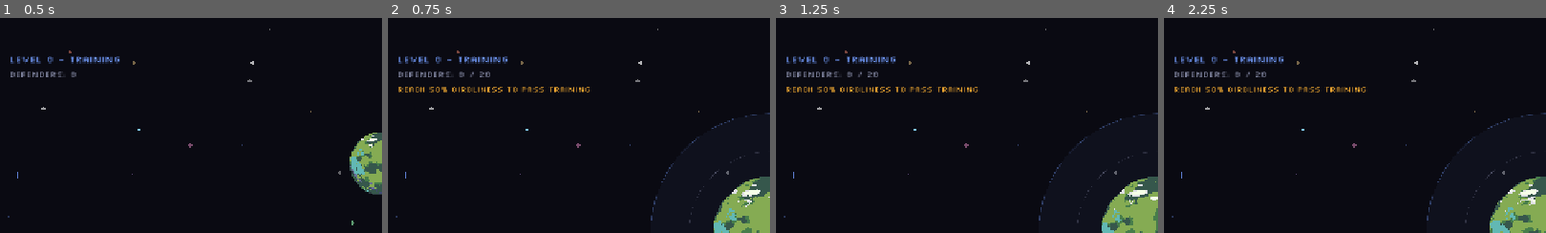
Above: before the commit, frames 1-4 (left to right).
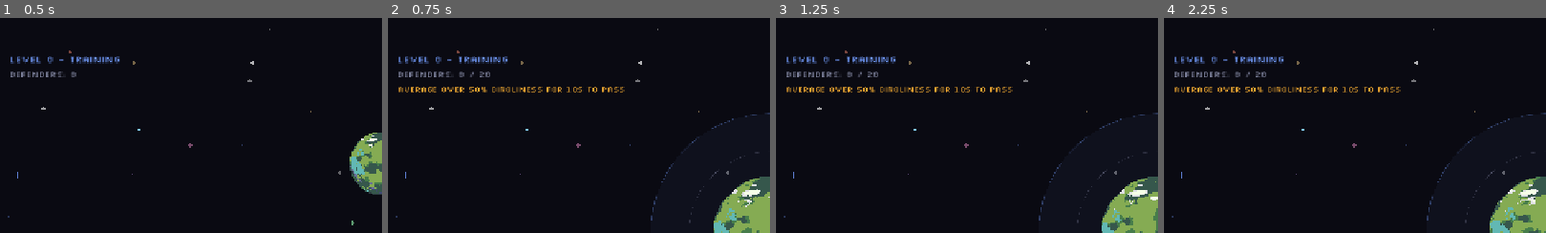
Above: after the commit, the same moments.

Repository: GMU-ASRC/astro-swarm
Game: Godot game, scene res://levels/modes/level0/Level0Scene.tscn
The game is run twice, just before and just after one commit, with the same random seed, the same clock (stepped at 60 frames per second) and the same inputs. This scene is started directly instead of the project's main scene.
Inputs:
- Up to frame 1 (0.5 s): no input
- Up to frame 2 (0.75 s): click "SKIP TO SANDBOX >" at 0.5 s
- Up to frame 3 (1.25 s): no input
- Up to frame 4 (2.25 s): click "WORKSPACE" at 1.25 s; click "← Level" at 2 s
The pictures show only the part of the screen within x 0-50%, y 0-50%; the shares and areas given below are measured in that part.

Frame 1 is identical in both runs. In frame 2, 1.1% of the frame differs, in the area x 2-62%, y 32-35%; in frame 3, 1.1%; in frame 4, 1.1%.

Commit message:
Pass training on a 10 second average and submit best scores

Diff:
--- /dev/null
+++ b/levels/components/RollingAverage.gd
@@ -0,0 +1,32 @@
+extends RefCounted
+
+var window_seconds: float = 10.0
+var _samples: Array = []
+var _total: float = 0.0
+var _elapsed: float = 0.0
+
+func _init(seconds: float = 10.0):
+	window_seconds = seconds
+
+func reset():
+	_samples.clear()
+	_total = 0.0
+	_elapsed = 0.0
+
+func add(value: float, delta: float):
+	_elapsed += delta
+	_samples.append(Vector2(_elapsed, value))
+	_total += value
+	while not _samples.is_empty() and _samples[0].x <= _elapsed - window_seconds:
+		_total -= _samples.pop_front().y
+
+func is_full() -> bool:
+	return _elapsed >= window_seconds
+
+func elapsed() -> float:
+	return _elapsed
+
+func average() -> float:
+	if _samples.is_empty():
+		return 0.0
+	return _total / float(_samples.size())
--- a/levels/modes/level0/Level0Scene.gd
+++ b/levels/modes/level0/Level0Scene.gd
@@ -96,9 +96,15 @@
 
 func _open_workspace():
 	if _sandbox != null:
+		_sandbox.flush_score()
 		_sandbox.save_placements()
 		opens_in_sandbox = true
 	super()
+
+func _exit_level(scene_path: String):
+	if _sandbox != null:
+		_sandbox.flush_score()
+	super(scene_path)
 
 func _enter_sandbox():
 	if _sandbox != null:
--- a/levels/modes/level0/TrainingLessons.gd
+++ b/levels/modes/level0/TrainingLessons.gd
@@ -90,7 +90,7 @@
 	},
 	{
 		"title": "YOU ARE READY",
-		"text": "That is everything you need. Now try it yourself in the sandbox: place up to twenty defenders, build a program in the workspace, and run the swarm. Hold a circliness of 50% and Level 1 unlocks. Good luck, Commander.",
+		"text": "That is everything you need. Now try it yourself in the sandbox: place up to twenty defenders, build a program in the workspace, and run the swarm. Average over 50% circliness for 10 seconds and Level 1 unlocks. Good luck, Commander.",
 		"demo": "mill",
 		"finish": true,
 	},
--- a/levels/modes/level0/TrainingSandbox.gd
+++ b/levels/modes/level0/TrainingSandbox.gd
@@ -5,11 +5,12 @@
 
 const CIRCLINESS_TRACKER := preload("res://levels/components/CirclinessTracker.gd")
 const EVADER_STREAM := preload("res://levels/components/EvaderStream.gd")
+const ROLLING_AVERAGE := preload("res://levels/components/RollingAverage.gd")
 const FARP_BASE := preload("res://levels/modes/FARPBase.gd")
 
 const CIRCLINESS_GOAL := 0.5
-const PASS_HOLD_SECONDS := 2.0
-const SCORE_WINDOW_SECONDS := 30.0
+const AVERAGE_WINDOW_SECONDS := 10.0
+const SUBMIT_COOLDOWN_SECONDS := 5.0
 const SANDBOX_ZOOM := 0.8
 const DRAG_MIN_DISTANCE := 6.0
 const PICK_RADIUS := 16.0
@@ -18,11 +19,11 @@
 var circliness := CIRCLINESS_TRACKER.new()
 var _dragging: bool = false
 var _drag_start: Vector2 = Vector2.ZERO
-var _time_above_goal: float = 0.0
+var window_average := ROLLING_AVERAGE.new(AVERAGE_WINDOW_SECONDS)
 var _passed_this_run: bool = false
-var _run_seconds: float = 0.0
-var _scored_this_run: bool = false
-var _last_score: float = -1.0
+var _best_average: float = -1.0
+var _best_submitted: float = -1.0
+var _since_submit: float = SUBMIT_COOLDOWN_SECONDS
 var upload_note: String = ""
 
 func start():
@@ -49,16 +50,14 @@
 		return
 	save_placements()
 	circliness.reset()
-	_time_above_goal = 0.0
+	window_average.reset()
 	_passed_this_run = false
-	_run_seconds = 0.0
-	_scored_this_run = false
-	_last_score = -1.0
-	upload_note = ""
+	_since_submit = SUBMIT_COOLDOWN_SECONDS
 	level._start_active()
 	level._phase_label.text = "SWARM RUNNING"
 
 func reset():
+	flush_score()
 	level._clear_ships()
 	level._placements.clear()
 	level._phase = FARP_BASE.Phase.SETUP
@@ -84,19 +83,25 @@
 	if level._phase != FARP_BASE.Phase.ACTIVE:
 		return
 	circliness.sample(level._defender_ships)
-	if circliness.latest >= CIRCLINESS_GOAL:
-		_time_above_goal += delta
-	else:
-		_time_above_goal = 0.0
-	if not _passed_this_run and _time_above_goal >= PASS_HOLD_SECONDS:
+	window_average.add(maxf(circliness.latest, 0.0), delta)
+	_since_submit += delta
+	if not window_average.is_full():
+		return
+	var current_average: float = window_average.average()
+	if not _passed_this_run and current_average > CIRCLINESS_GOAL:
 		_passed_this_run = true
 		passed.emit()
-	_run_seconds += delta
-	if not _scored_this_run and _run_seconds >= SCORE_WINDOW_SECONDS:
-		_scored_this_run = true
-		_last_score = circliness.average()
-		if _last_score >= 0.0:
-			scored.emit(_last_score)
+	if current_average > _best_average:
+		_best_average = current_average
+	if _since_submit >= SUBMIT_COOLDOWN_SECONDS:
+		flush_score()
+
+func flush_score():
+	if _best_average <= _best_submitted:
+		return
+	_best_submitted = _best_average
+	_since_submit = 0.0
+	scored.emit(_best_average)
 
 func handle_input(event: InputEvent):
 	if level._phase != FARP_BASE.Phase.SETUP:
@@ -127,15 +132,27 @@
 
 func status_text() -> String:
 	if level._phase != FARP_BASE.Phase.ACTIVE:
-		return "REACH %s CIRCLINESS TO PASS TRAINING" % EVADER_STREAM.circliness_text(CIRCLINESS_GOAL)
-	return "MILLS %d   CIRCLINESS %s / %s   %s" % [
-		circliness.latest_mills, EVADER_STREAM.circliness_text(circliness.latest), EVADER_STREAM.circliness_text(CIRCLINESS_GOAL), _score_text()
+		return "AVERAGE OVER %s CIRCLINESS FOR %dS TO PASS%s" % [
+			EVADER_STREAM.circliness_text(CIRCLINESS_GOAL), int(AVERAGE_WINDOW_SECONDS), _best_text()
+		]
+	return "MILLS %d   CIRCLINESS %s   %dS AVERAGE %s / %s%s" % [
+		circliness.latest_mills,
+		EVADER_STREAM.circliness_text(circliness.latest),
+		int(AVERAGE_WINDOW_SECONDS),
+		_window_text(),
+		EVADER_STREAM.circliness_text(CIRCLINESS_GOAL),
+		_best_text(),
 	]
 
-func _score_text() -> String:
-	if not _scored_this_run:
-		return "SCORE IN %dS" % ceili(SCORE_WINDOW_SECONDS - _run_seconds)
-	var text: String = "%dS SCORE %s" % [int(SCORE_WINDOW_SECONDS), EVADER_STREAM.circliness_text(_last_score)]
+func _window_text() -> String:
+	if not window_average.is_full():
+		return "IN %dS" % ceili(AVERAGE_WINDOW_SECONDS - window_average.elapsed())
+	return EVADER_STREAM.circliness_text(window_average.average())
+
+func _best_text() -> String:
+	if _best_average < 0.0:
+		return ""
+	var text: String = "   BEST %s" % EVADER_STREAM.circliness_text(_best_average)
 	if upload_note != "":
 		text += "   " + upload_note
 	return text
